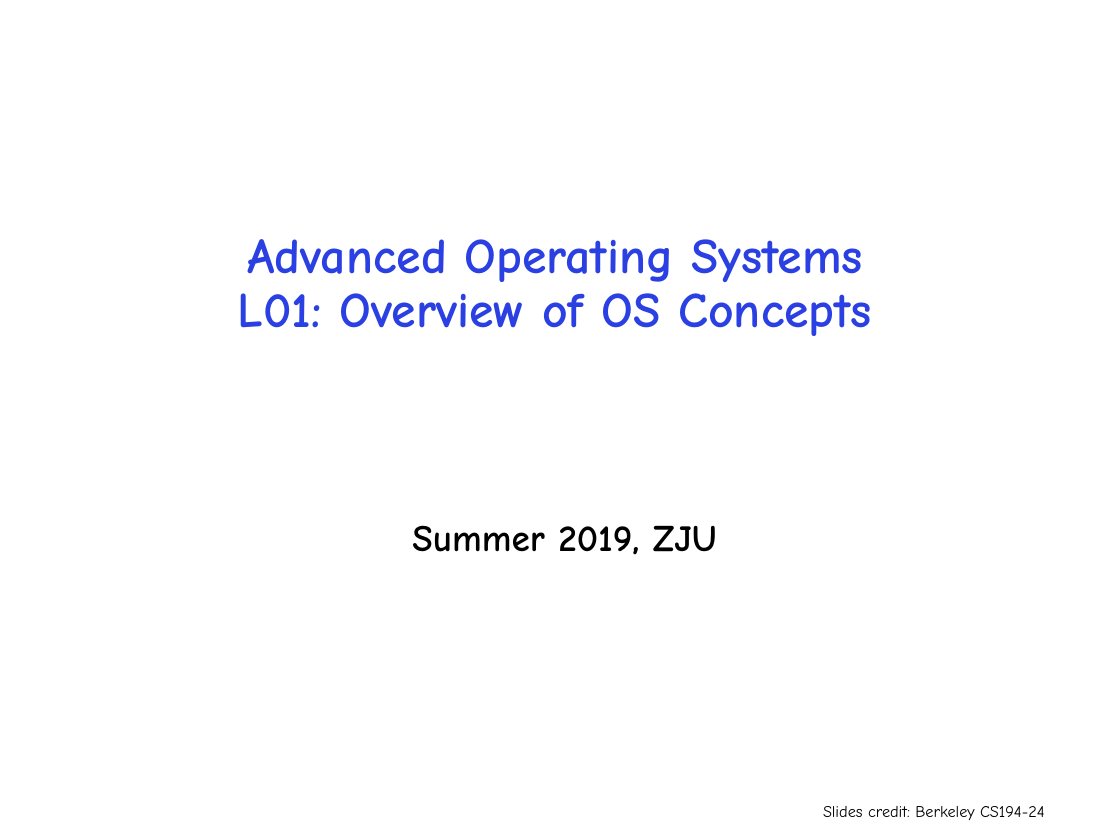
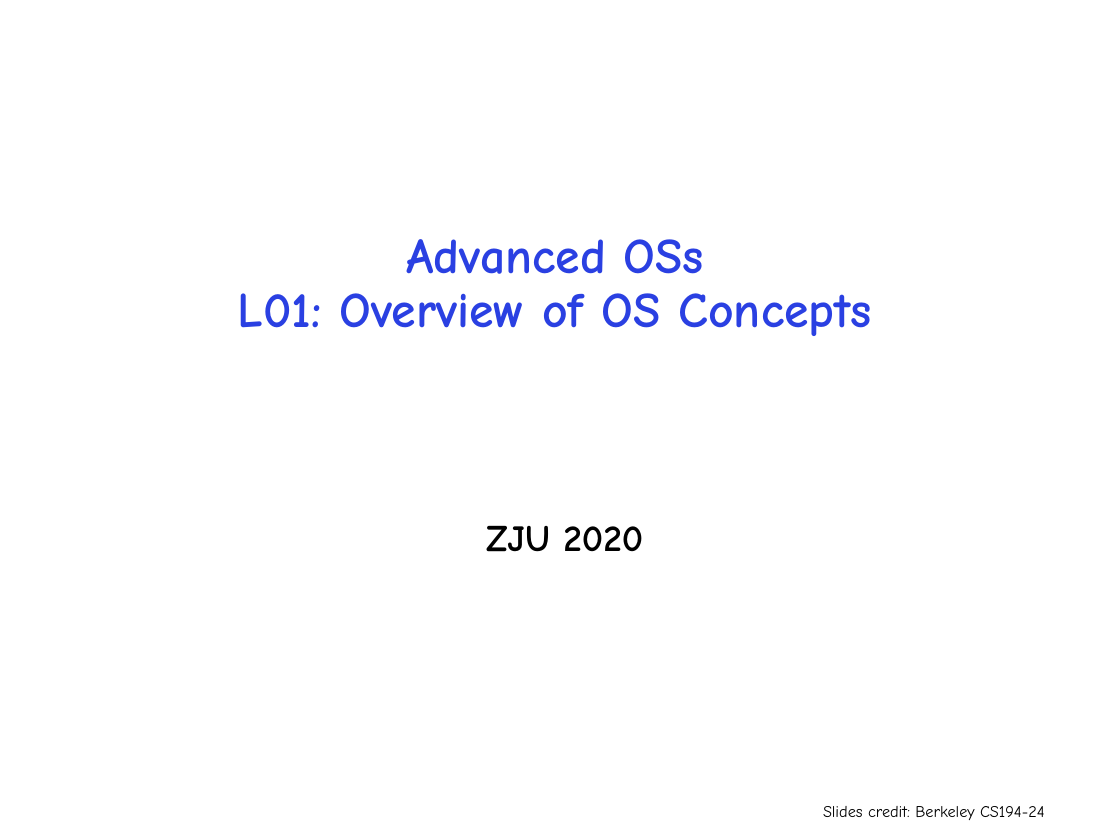
Before and after one commit to gulaoshi/gu.github.io, a slide deck: slide 1 of AdvOS/PPT+papers/L01-Overview.pptx. Drawn at 1120x840 pixels with LibreOffice and Linux fonts; fonts in the diff are those of the drawing. Boxes give left, top, right and bottom in pixels: in the first picture for what was removed or moved away, otherwise in the second. Text is boxed around its words. In the diff, an @@ line names an element or a change of style, - is before the commit and + after.

```diff
--- a/AdvOS/PPT+papers/L01-Overview.pptx
+++ b/AdvOS/PPT+papers/L01-Overview.pptx
@@ title at (x1=238, y1=239, x2=872, y2=336): text changed @@
-Advanced Operating Systems
-L01: Overview of OS Concepts
+Advanced OSs
+L01: Overview of OS Concepts
@@ subtitle at (x1=486, y1=525, x2=643, y2=552): text changed @@
-Summer 2019, ZJU
+ZJU 2020
```
Also in this commit, not shown: 11 other slides changed, 6 other files.
